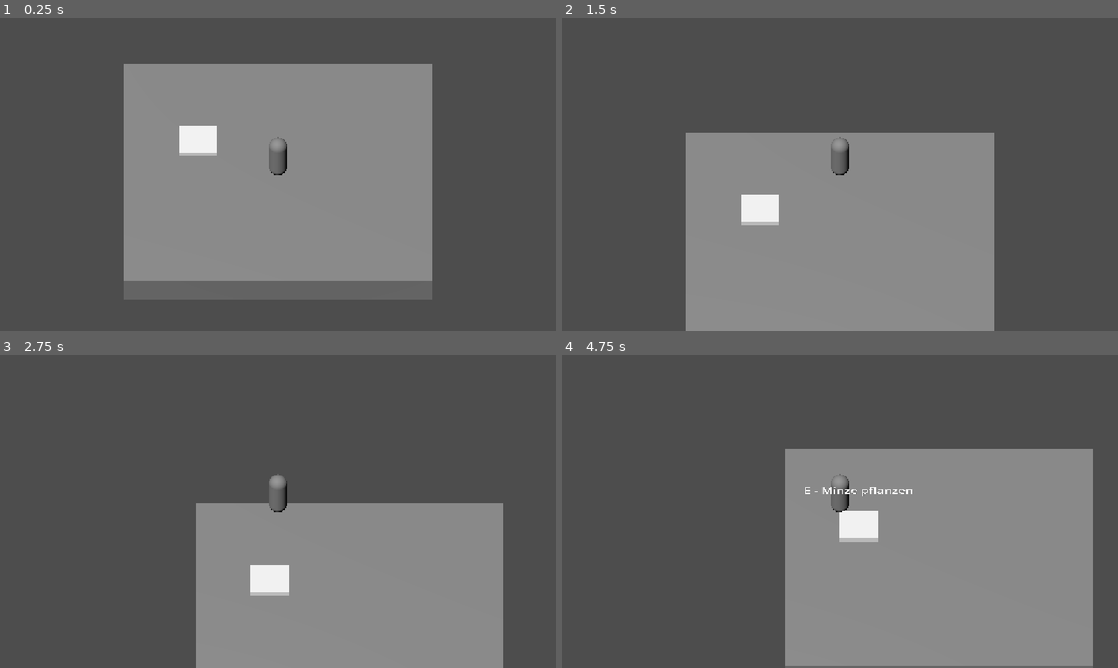
Above: before the commit, frames 1-4 (two rows, left to right).
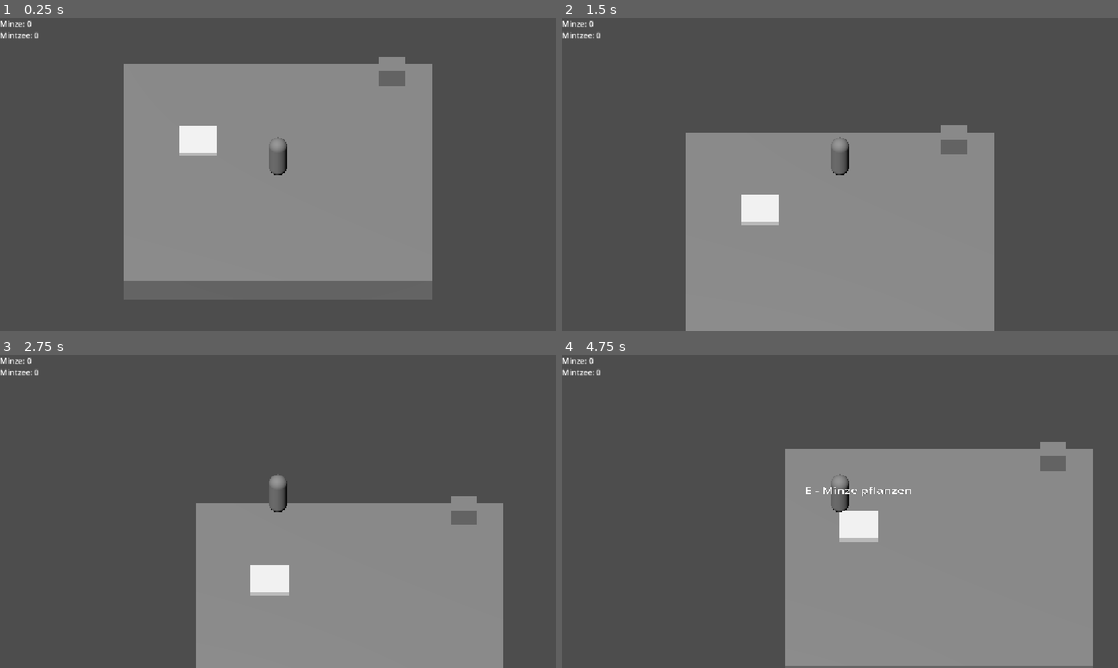
Above: after the commit, the same moments.

Repository: rjn21/teahut
Game: Godot game, scene res://world.tscn
The game is run twice, just before and just after one commit, with the same random seed, the same clock (stepped at 60 frames per second) and the same inputs.
Inputs:
- Up to frame 1 (0.25 s): no input
- Up to frame 2 (1.5 s): tap Enter (ui_accept) at 0.5, 0.77 s; hold W (move_forward) from 0.53 s (still down); tap E (interact) at 0.6, 1.35 s
- Up to frame 3 (2.75 s): tap Enter (ui_accept) at 1.52 s; release W (move_forward) at 2.03 s; hold A (move_left) from 2.03 s (still down); tap E (interact) at 2.1 s
- Up to frame 4 (4.75 s): tap E (interact) at 2.85, 3.6, 4.35 s; tap Enter (ui_accept) at 3.02, 3.77, 4.52 s; release A (move_left) at 3.53 s; hold S (move_back) 3.53-4.28 s; hold D (move_right) from 4.28 s (still down)

The runs differ from the first frame. In frame 1, 0.5% of the frame differs, in the area x 0-73%, y 0-22%; in frame 2, 0.5%; in frame 3, 0.5%; in frame 4, 0.6%, in the area x 0-91%, y 0-45%.

Commit message:
M3: Minztee zubereiten und abholen

Diff:
--- a/herb_plot.tscn
+++ b/herb_plot.tscn
@@ -25,7 +25,7 @@
 [node name="InteractionLabel" type="Label3D" parent="." unique_id=790710017]
 transform = Transform3D(1, 0, 0, 0, 1, 0, 0, 0, 1, 0, 2.083938, 0)
 text = "E - Interagieren"
-font_size = 98
+font_size = 96
 outline_size = 2
 
 [node name="GrowthTimer" type="Timer" parent="." unique_id=570694821]
--- a/hud.gd
+++ b/hud.gd
@@ -1,12 +1,16 @@
 extends CanvasLayer
 
 @onready var mint_label: Label = $"Mint Count"
+@onready var mint_tea_label: Label = $"Mint Tea Count"
 
 
 # Called when the node enters the scene tree for the first time.
 func _ready() -> void:
 	Inventory.mint_changed.connect(_on_mint_changed)
-	pass # Replace with function body.
+	Inventory.mint_tea_changed.connect(_on_mint_tea_changed)
+
+	_on_mint_changed(Inventory.mint)
+	_on_mint_tea_changed(Inventory.mint_tea)
 
 
 # Called every frame. 'delta' is the elapsed time since the previous frame.
@@ -15,3 +19,7 @@
 
 func _on_mint_changed(amount: int) -> void:
 	mint_label.text = "Minze: %d" % amount
+
+
+func _on_mint_tea_changed(amount: int) -> void:
+	mint_tea_label.text = "Mintzee: %d" % amount
--- a/scripts/inventory.gd
+++ b/scripts/inventory.gd
@@ -1,8 +1,10 @@
 extends Node
 
-signal  mint_changed(amount: int)
+signal mint_changed(amount: int)
+signal mint_tea_changed(amont: int)
 
 var mint: int = 0
+var mint_tea: int = 0
 
 
 # Called when the node enters the scene tree for the first time.
@@ -18,3 +20,19 @@
 	mint += amount
 	mint_changed.emit(mint)
 	print("Minze im Inventar: ", mint)
+
+func try_take_mint(amount: int) -> bool:
+	if amount <= 0 or mint < amount:
+		return false
+
+	mint -= amount
+	mint_changed.emit(mint)
+	return true
+
+func add_mint_tea(amount: int) -> void:
+	if amount <= 0:
+		return
+
+	mint_tea += amount
+	mint_tea_changed.emit(mint_tea)
+	print("Minztee im Inventar: ", mint_tea)
--- /dev/null
+++ b/tea_station.gd
@@ -0,0 +1,85 @@
+extends Area3D
+
+var player_in_range: bool = false
+var state: TeaState = TeaState.IDLE
+
+enum TeaState {
+	IDLE,
+	BREWING,
+	READY
+}
+
+@onready var interaction_label: Label3D = $InteractionLabel
+@onready var brew_timer: Timer = $BrewTimer
+
+
+# Called when the node enters the scene tree for the first time.
+func _ready() -> void:
+	interaction_label.visible = false
+	update_interaction_label()
+
+	body_entered.connect(_on_body_entered)
+	body_exited.connect(_on_body_exited)
+	brew_timer.timeout.connect(_on_brew_finished)
+
+
+func _on_body_entered(body: Node3D) -> void:
+	if body is CharacterBody3D:
+		player_in_range = true
+		update_interaction_label()
+		interaction_label.visible = true
+
+func _on_body_exited(body: Node3D) -> void:
+	if body is CharacterBody3D:
+		player_in_range = false
+		interaction_label.visible = false
+
+# Called every frame. 'delta' is the elapsed time since the previous frame.
+func _process(_delta: float) -> void:
+	if player_in_range and Input.is_action_just_pressed("interact"):
+		interact()
+
+# Lässt User interagieren abhängig vom Status
+func interact() -> void:
+	match state:
+		TeaState.IDLE:
+			start_brewing()
+		TeaState.BREWING:
+			pass
+		TeaState.READY:
+			collect_tea()
+
+#
+func start_brewing() -> void:
+	if not Inventory.try_take_mint(1):
+		interaction_label.text = "Keine Minze vorhanden"
+		return
+
+	state = TeaState.BREWING
+	brew_timer.start()
+	update_interaction_label()
+
+func _on_brew_finished() -> void:
+	if state != TeaState.BREWING:
+		return
+
+	state = TeaState.READY
+	update_interaction_label()
+
+func collect_tea() -> void:
+	if state != TeaState.READY:
+		return
+
+	state = TeaState.IDLE
+	Inventory.add_mint_tea(1)
+	update_interaction_label()
+
+# Aktualisiert die Label anhängig vom Status
+func update_interaction_label() -> void:
+	match state:
+		TeaState.IDLE:
+			interaction_label.text="E - Tee zubereiten"
+		TeaState.BREWING:
+			interaction_label.text = "Tee wird zubereitet"
+		TeaState.READY:
+			interaction_label.text = "E - Minztee abholen"
--- /dev/null
+++ b/tea_station.tscn
@@ -0,0 +1,29 @@
+[gd_scene format=3 uid="uid://b6bu53qc6emod"]
+
+[ext_resource type="Script" uid="uid://ds2klikvuqiom" path="res://tea_station.gd" id="1_gyjxf"]
+
+[sub_resource type="BoxMesh" id="BoxMesh_emwdv"]
+size = Vector3(1, 0.8, 0.8)
+
+[sub_resource type="BoxShape3D" id="BoxShape3D_m56b8"]
+size = Vector3(1.3, 0.8, 1.1)
+
+[node name="TeaStation" type="Area3D" unique_id=687408151]
+script = ExtResource("1_gyjxf")
+
+[node name="MeshInstance3D" type="MeshInstance3D" parent="." unique_id=442298837]
+transform = Transform3D(1, 0, 0, 0, 1, 0, 0, 0, 1, 0, 0.4, 0)
+mesh = SubResource("BoxMesh_emwdv")
+
+[node name="CollisionShape3D" type="CollisionShape3D" parent="." unique_id=2032616114]
+transform = Transform3D(1, 0, 0, 0, 1, 0, 0, 0, 1, 0, 0.4, 0)
+shape = SubResource("BoxShape3D_m56b8")
+
+[node name="InteractionLabel" type="Label3D" parent="." unique_id=1309031013]
+transform = Transform3D(1, 0, 0, 0, 1, 0, 0, 0, 1, 0, 1.5, 0)
+text = "E – Tee zubereiten"
+font_size = 96
+
+[node name="BrewTimer" type="Timer" parent="." unique_id=714338307]
+wait_time = 5.0
+one_shot = true
--- a/world.tscn
+++ b/world.tscn
@@ -4,6 +4,7 @@
 [ext_resource type="Script" uid="uid://dmxijtlfum30m" path="res://follow_camera.gd" id="1_fj7yv"]
 [ext_resource type="PackedScene" uid="uid://boi7gxy644wh7" path="res://herb_plot.tscn" id="3_tlwt5"]
 [ext_resource type="Script" uid="uid://bsv0lyp5h2aye" path="res://hud.gd" id="4_aqk2v"]
+[ext_resource type="PackedScene" uid="uid://b6bu53qc6emod" path="res://tea_station.tscn" id="5_036b0"]
 
 [sub_resource type="BoxMesh" id="BoxMesh_emwdv"]
 size = Vector3(12, 1, 12)
@@ -64,3 +65,13 @@
 [node name="Mint Count" type="Label" parent="HUD" unique_id=1824821924]
 offset_right = 40.0
 offset_bottom = 23.0
+text = "Minze: 0	"
+
+[node name="Mint Tea Count" type="Label" parent="HUD" unique_id=774411260]
+offset_top = 24.0
+offset_right = 80.0
+offset_bottom = 47.0
+text = "Minztee: 0"
+
+[node name="TeaStation" parent="." unique_id=687408151 instance=ExtResource("5_036b0")]
+transform = Transform3D(1, 0, 0, 0, 1, 0, 0, 0, 1, 4.458988, 2.3841858e-07, -5.206325)
Not shown, added: tea_station.gd.uid
